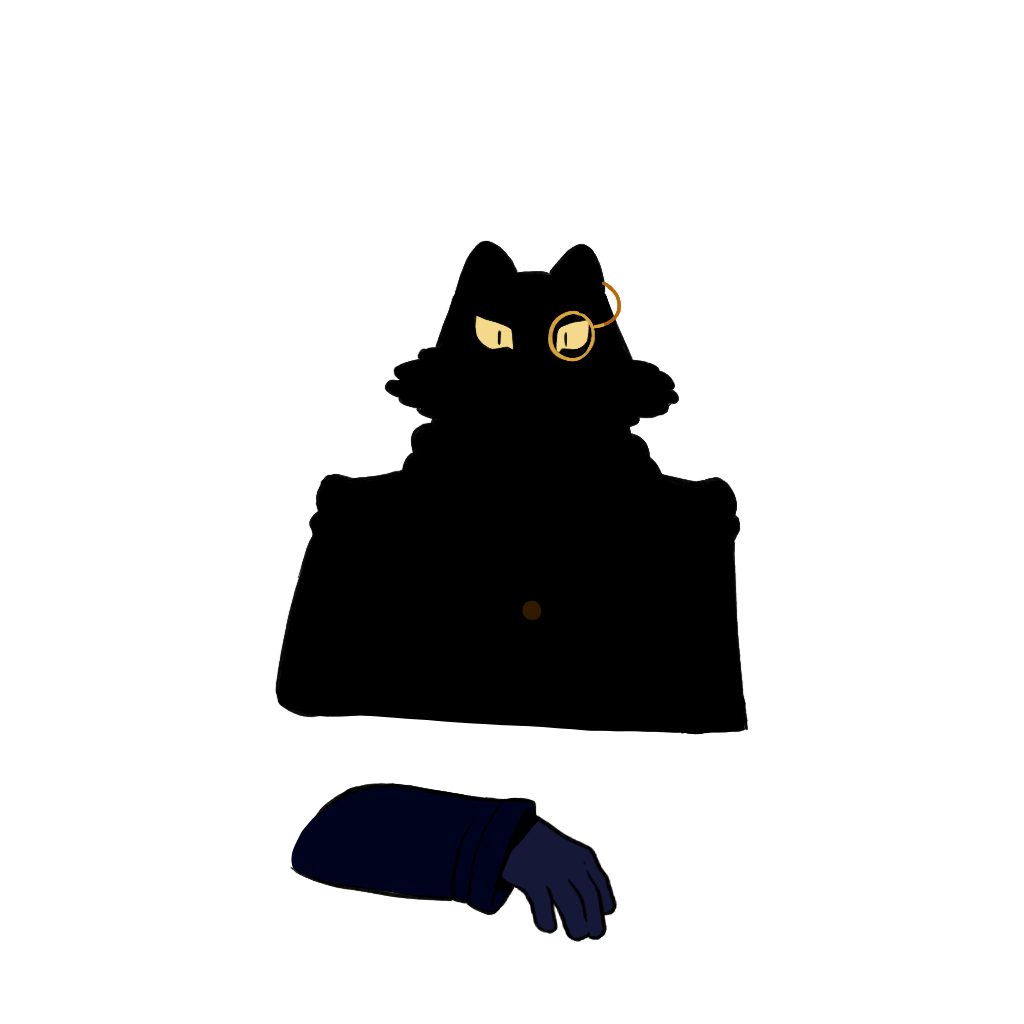
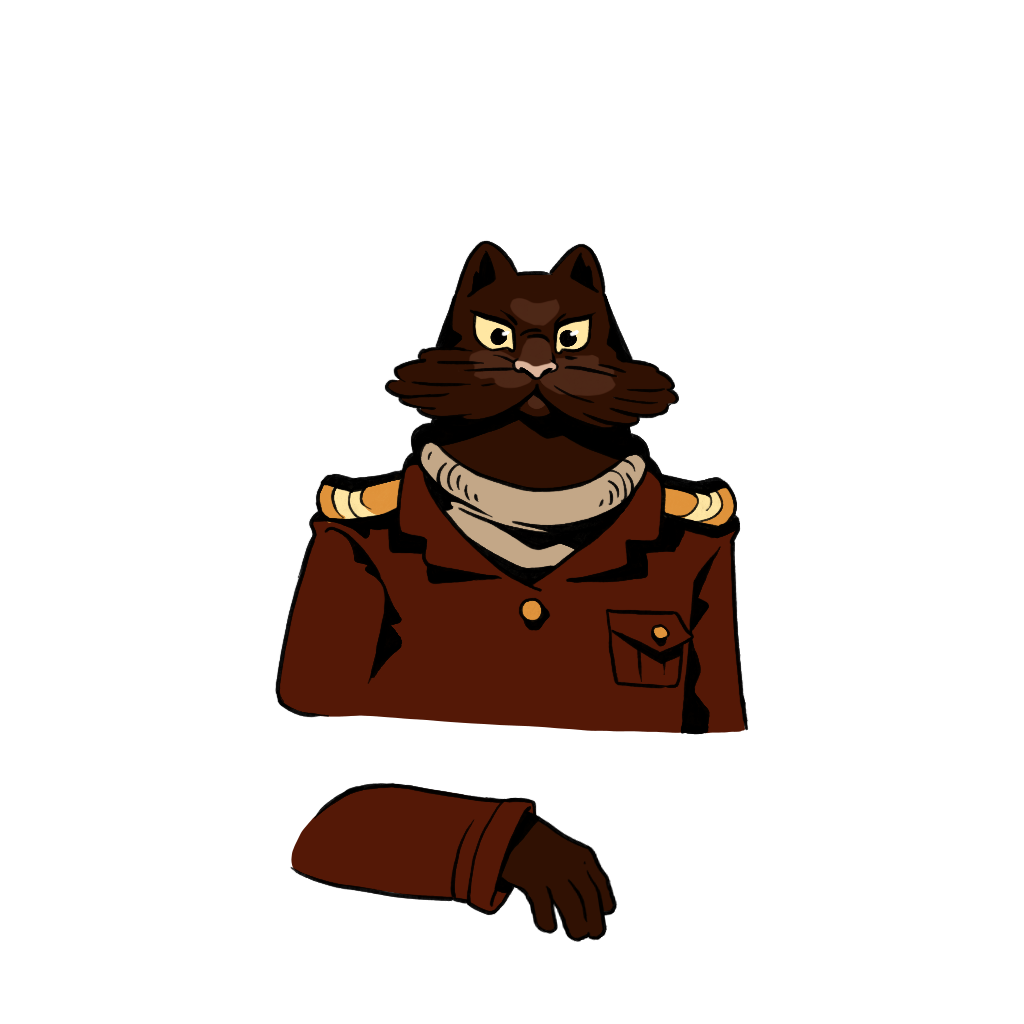
Comparing the layer stacks of the two 1024px x 1024px images. Changes:
painted on "Layer 11" over [left=501, top=800, right=614, bottom=940]
painted on "Layer 10" over [left=291, top=786, right=614, bottom=940]
hid group "monocle" (2 layers) over [left=547, top=273, right=623, bottom=363]
painted on "body" (2nd of 2, in "Captain" › "body") over [left=490, top=327, right=579, bottom=368]
painted on "Layer 5" over [left=520, top=599, right=668, bottom=641]
painted on "eyes" over [left=473, top=312, right=591, bottom=353]
showed "Layer 4", painted on it over [left=512, top=359, right=558, bottom=379]
added layer "Layer 53" in group "body" over [left=317, top=473, right=736, bottom=530]
showed "hightligh", opacity 40% → 49%, painted on it over [left=318, top=291, right=735, bottom=504]
showed "fur", painted on it over [left=330, top=242, right=729, bottom=490]
showed "turtleneck", painted on it over [left=379, top=293, right=722, bottom=579]
painted on "Layer 2" over [left=279, top=242, right=745, bottom=734]
